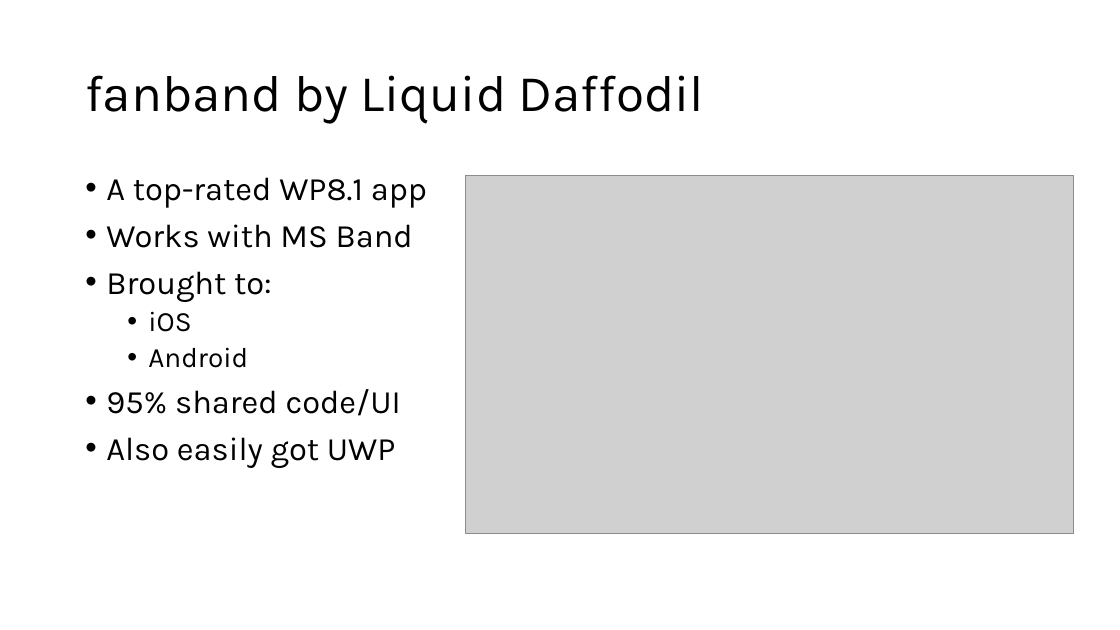
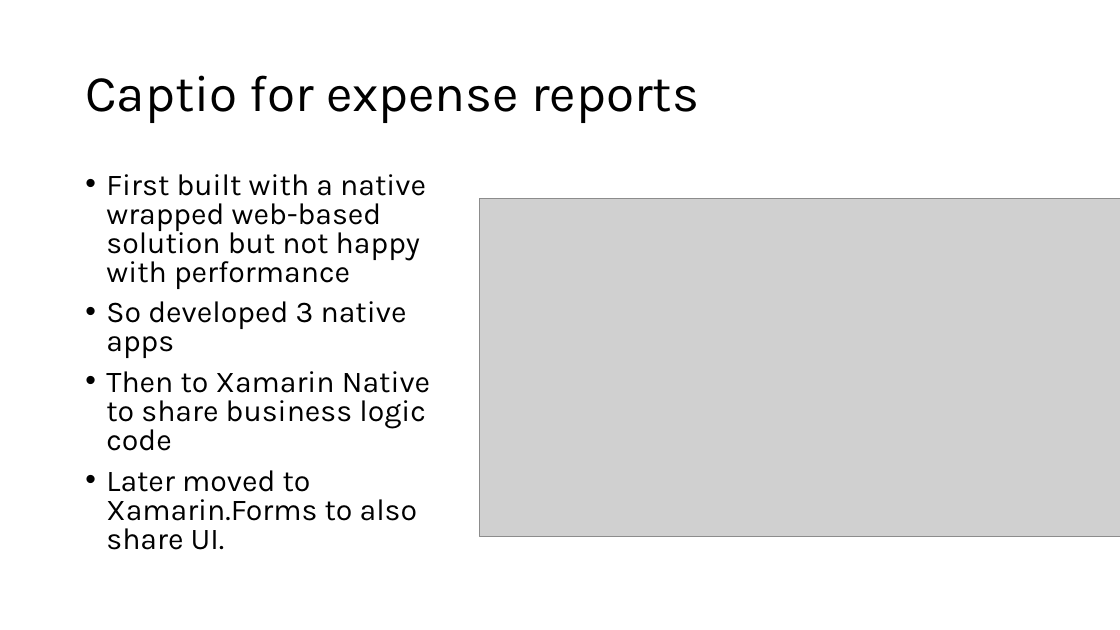
Before and after one commit to jorge2412/DataLake2, a slide deck: slide 5 of Mobile Development/Xamarin/Session 1 - Exploring Mobile Development/Exploring Mobile Development.pptx. Drawn at 1120x630 pixels with LibreOffice and Linux fonts; fonts in the diff are those of the drawing; grey boxes stand for pictures. Boxes give left, top, right and bottom in pixels: in the first picture for what was removed or moved away, otherwise in the second. Text is boxed around its words. In the diff, an @@ line names an element or a change of style, - is before the commit and + after.

Commit message:
CaaS Xamarin Session 1 Case study update

```diff
--- a/Mobile Development/Xamarin/Session 1 - Exploring Mobile Development/Exploring Mobile Development.pptx
+++ b/Mobile Development/Xamarin/Session 1 - Exploring Mobile Development/Exploring Mobile Development.pptx
@@ title at (85, 75, 699, 123): text changed @@
-fanband by Liquid Daffodil
+Captio for expense reports
@@ text at (106, 174, 430, 550): text changed; size 28 to 25.9 pt @@
-• A top-rated WP8.1 app
-• Works with MS Band
-• Brought to:
-  • iOS
-  • Android
-• 95% shared code/UI
-• Also easily got UWP
+• First built with a native wrapped web-based solution but not happy with performance
+• So developed 3 native apps
+• Then to Xamarin Native to share business logic code
+• Later moved to Xamarin.Forms to also share UI.
@@ picture: place and size @@
-picture at (465, 176, 1074, 534)
+picture at (480, 198, 1120, 537)
```
Also in this commit, not shown: 2 other slides changed.
